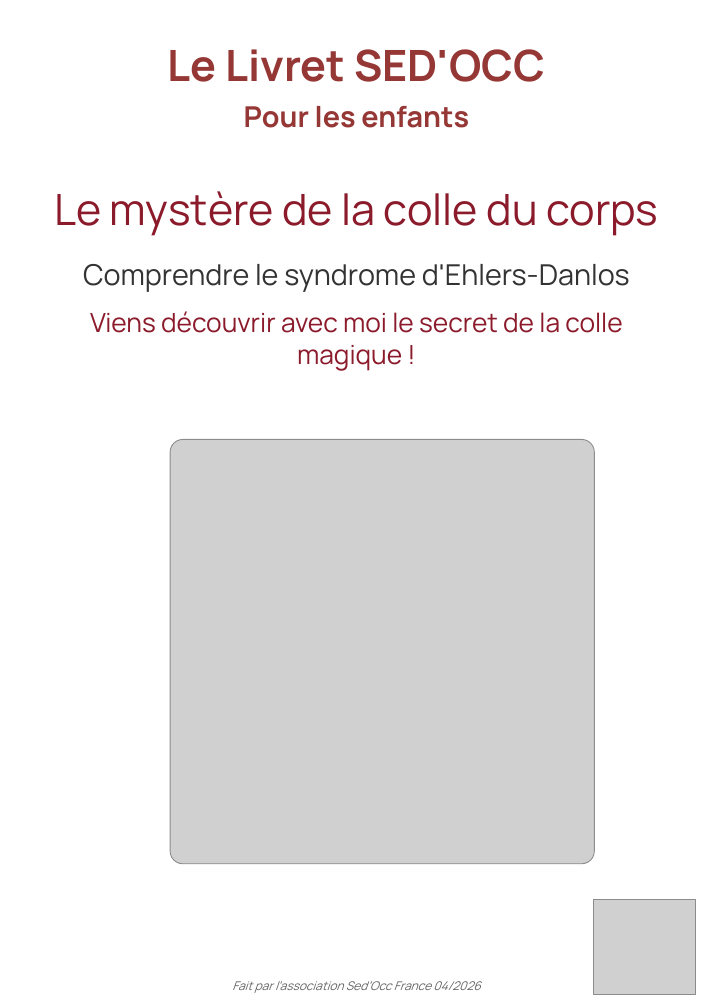
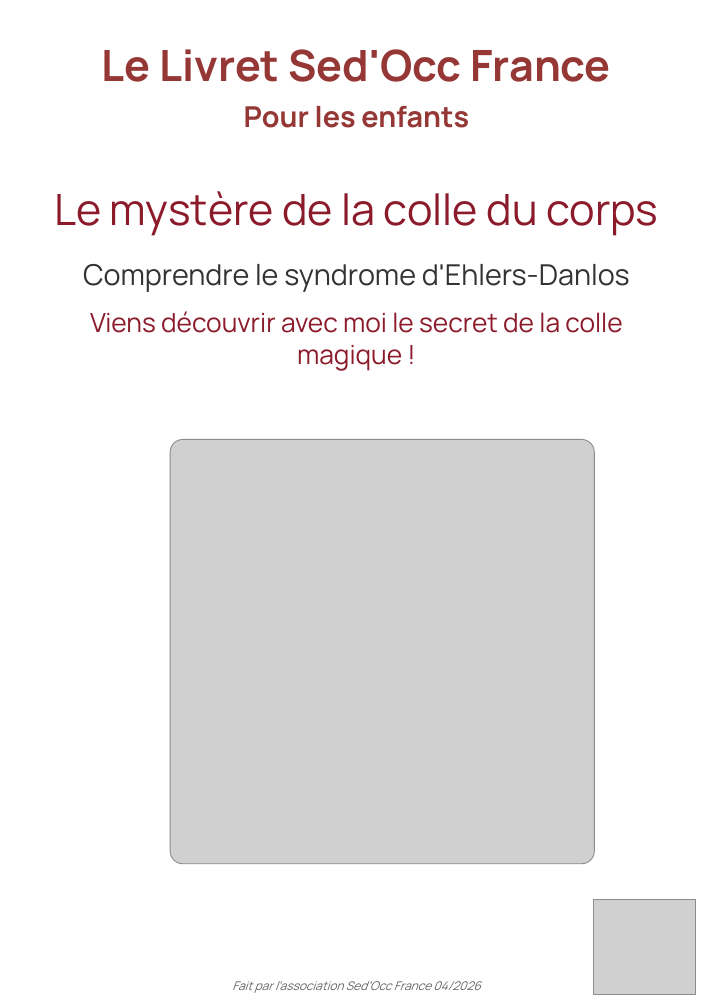
Before and after one commit to Therese-Borin-Pepe/sedocc-site, a slide deck: slide 1 of documents/Livret-SED-enfant-SedOcc.pptx. Drawn at 713x1008 pixels with LibreOffice and Linux fonts; fonts in the diff are those of the drawing; grey boxes stand for pictures; background and template pictures are left out. Boxes give left, top, right and bottom in pixels: in the first picture for what was removed or moved away, otherwise in the second. Text is boxed around its words. In the diff, an @@ line names an element or a change of style, - is before the commit and + after.

```diff
--- a/documents/Livret-SED-enfant-SedOcc.pptx
+++ b/documents/Livret-SED-enfant-SedOcc.pptx
@@ text at (x1=102, y1=49, x2=611, y2=82): text changed @@
-Le Livret SED'OCC
+Le Livret Sed'Occ France
```
Also in this commit, not shown: 5 other slides changed, 1 slide removed, 4 other files.
